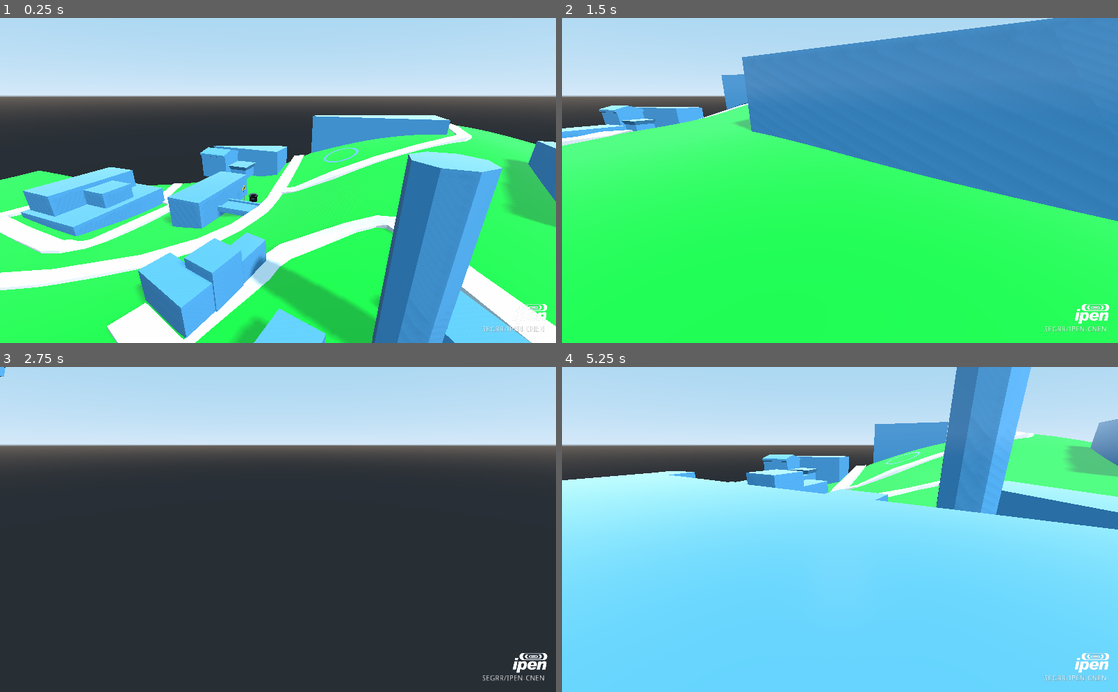
Above: before the commit, frames 1-4 (two rows, left to right).
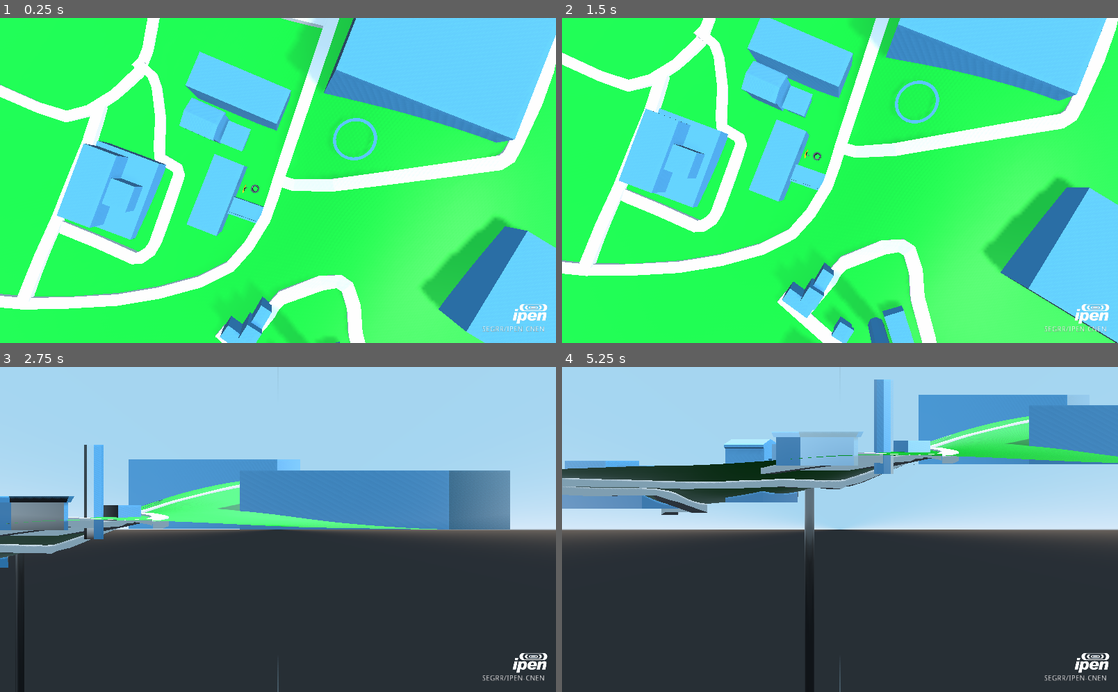
Above: after the commit, the same moments.

Repository: ivfreire/borehole
Game: Godot game, scene res://Scenes/Scene.tscn
Two runs of this game, one before a commit and one after it. Both use one fixed random seed, a clock stepped at 60 frames per second and the inputs below.
Inputs (mouse positions are in pixels of both pictures, inside the frame that each line leads up to):
- Up to frame 1 (0.25 s): no input
- Up to frame 2 (1.5 s): tap Enter at 0.5 s; move the mouse to (962, 164) at 0.52 s; hold D (move_right) 0.53-1.28 s; hold Middle mouse button (middle_button) 0.53-1.28 s; move the mouse to (728, 196) at 1.27 s; hold S (move_down) from 1.28 s (still down); tap Middle mouse button (middle_button) at 1.35 s
- Up to frame 3 (2.75 s): move the mouse to (333, 458) at 2.02 s; release S (move_down) at 2.03 s; hold D (move_right) from 2.03 s (still down); hold Middle mouse button (middle_button) from 2.03 s (still down)
- Up to frame 4 (5.25 s): move the mouse to (812, 594) at 2.77 s; release D (move_right) at 2.78 s; release Middle mouse button (middle_button) at 2.78 s; hold W (move_up) 2.78-3.53 s; tap Middle mouse button (middle_button) at 2.85, 4.35 s; move the mouse to (1006, 578) at 3.52 s; hold Middle mouse button (middle_button) 3.53-4.28 s; hold A (move_left) 3.53-5.03 s; move the mouse to (673, 480) at 4.27 s; move the mouse to (867, 529) at 5.02 s; hold S (move_down) from 5.03 s (still down); hold Middle mouse button (middle_button) from 5.03 s (still down)

The runs differ from the first frame. In frame 1, 84% of the frame differs, in the area x 0-100%, y 0-100%; in frame 2, 71%; in frame 3, 38%; in frame 4, 86%.

Commit message:
camera movement

Diff:
--- a/Scenes/Scene.tscn
+++ b/Scenes/Scene.tscn
@@ -22,10 +22,9 @@
 transform = Transform( 3, 0, 0, 0, 3, 0, 0, 0, 3, -0.00323391, 0, 0.0223055 )
 
 [node name="Sign" parent="Surface" instance=ExtResource( 5 )]
-transform = Transform( -0.111812, 0, -0.314021, 0, 0.333333, 0, 0.314021, 0, -0.111812, -4.33068, -3.31636, 1.01473 )
+transform = Transform( -0.167718, 0, -0.471032, 0, 0.5, 0, 0.471032, 0, -0.167718, -4.33068, -3.31636, 1.01473 )
 
 [node name="View" type="Spatial" parent="."]
-transform = Transform( 1, 0, 0, 0, 0.34202, -0.939693, 0, 0.939693, 0.34202, 0, 0, 0 )
 script = ExtResource( 1 )
 speed = 100.0
 
--- a/Scripts/Camera.gd
+++ b/Scripts/Camera.gd
@@ -11,13 +11,37 @@
 
 func _physics_process(delta):
 
-	var velocity = Vector3(
-		Input.get_action_strength("move_right") - Input.get_action_strength("move_left"),
-		0,
-		Input.get_action_strength("move_down") - Input.get_action_strength("move_up")
-	)
+	var velocity = Vector3.ZERO
+	velocity.x = Input.get_action_strength("move_right") - Input.get_action_strength("move_left")
+	velocity.z = Input.get_action_strength("move_down") - Input.get_action_strength("move_up")
 	self.translate(velocity * self.speed * delta)
 
-
+	print(self.rotation)
 
 	pass
+
+func _unhandled_input(event):
+	if event.is_action_pressed("middle_button"):
+		self.change_view()
+	pass
+
+# Changes the current viewport
+func change_view():
+	if self.view == View.TOP:
+		self.rotate_x(PI / 2)
+		self.translation = Vector3.ZERO
+
+		$Camera.size = 100
+		$Camera.projection = Camera.PROJECTION_ORTHOGONAL
+
+		self.view = View.SIDE
+		return
+
+	if self.view == View.SIDE:
+		self.rotation = Vector3.ZERO
+		self.translation = Vector3.ZERO
+
+		$Camera.projection = Camera.PROJECTION_PERSPECTIVE
+
+		self.view = View.TOP
+		return
--- a/project.godot
+++ b/project.godot
@@ -46,6 +46,11 @@
 "events": [ Object(InputEventMouseButton,"resource_local_to_scene":false,"resource_name":"","device":0,"alt":false,"shi …(212 unchanged characters)…
  ]
 }
+wheel_up={
+"deadzone": 0.5,
+"events": [ Object(InputEventMouseButton,"resource_local_to_scene":false,"resource_name":"","device":0,"alt":false,"shift":false,"control":false,"meta":false,"command":false,"button_mask":0,"position":Vector2( 0, 0 ),"global_position":Vector2( 0, 0 ),"factor":1.0,"button_index":6,"pressed":false,"doubleclick":false,"script":null)
+ ]
+}
 
 [physics]
 
Not shown, added: screenshot.png.import
